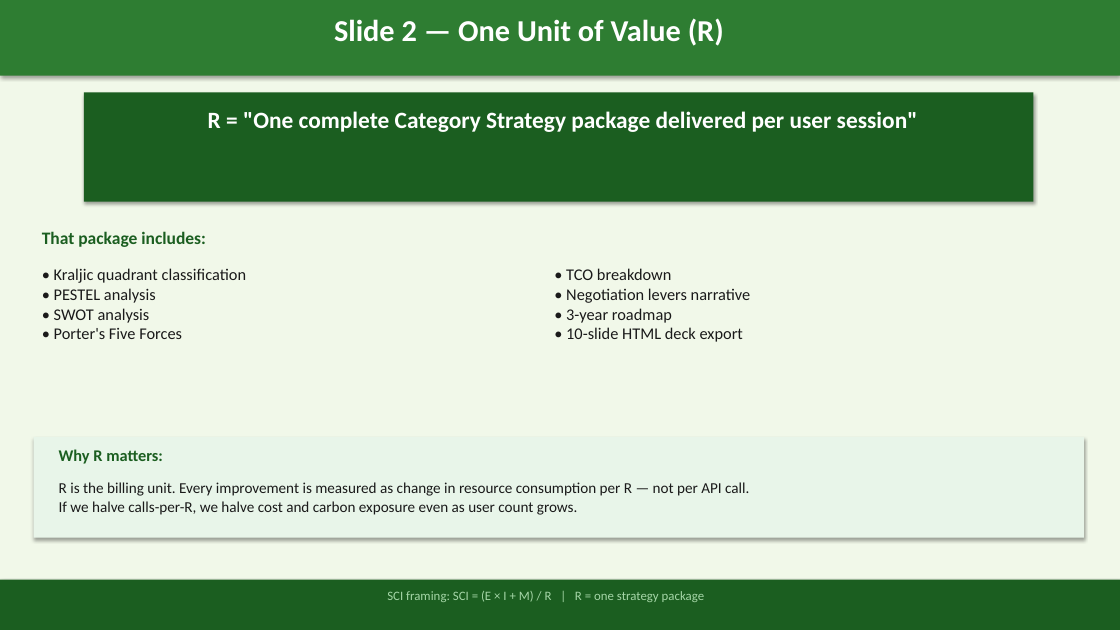
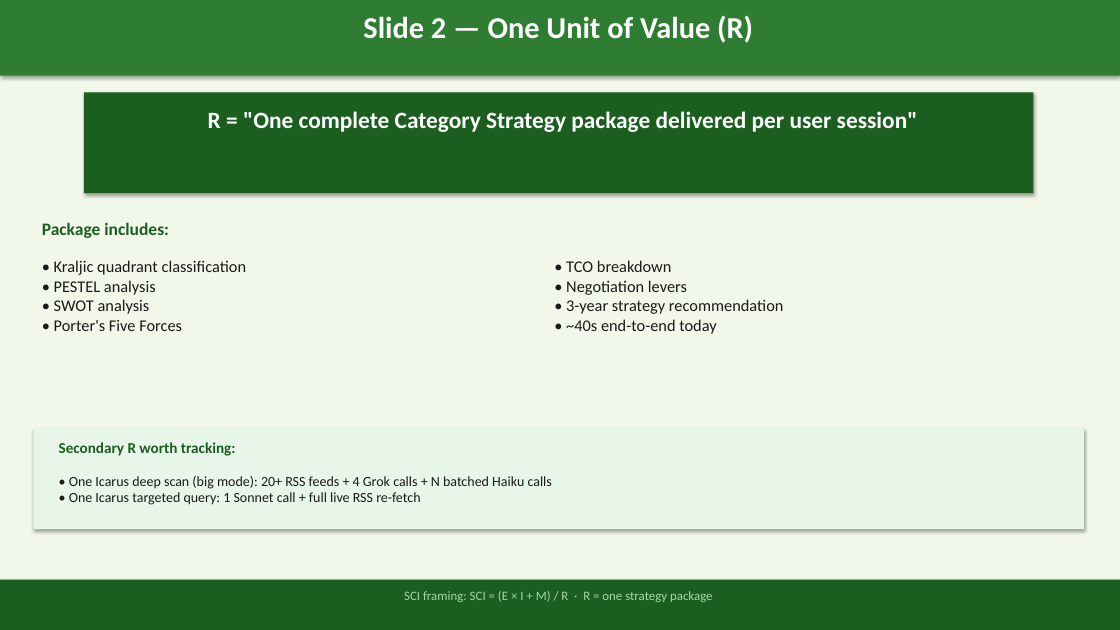
Before and after one commit to eugnmueller-87/IRONHACK, a slide deck: slide 3 of Week 6/LAB 10/SpendLens_Green_Audit_LAB10.pptx. Drawn at 1120x630 pixels with LibreOffice and Linux fonts; fonts in the diff are those of the drawing. Boxes give left, top, right and bottom in pixels: in the first picture for what was removed or moved away, otherwise in the second. Text is boxed around its words. In the diff, an @@ line names an element or a change of style, - is before the commit and + after.

```diff
--- a/Week 6/LAB 10/SpendLens_Green_Audit_LAB10.pptx
+++ b/Week 6/LAB 10/SpendLens_Green_Audit_LAB10.pptx
@@ text "Slide 2 — One Unit ..." moved from (x1=334, y1=18, x2=724, y2=46) to (x1=363, y1=16, x2=753, y2=43) @@
@@ rectangle resized from (x1=84, y1=92, x2=1033, y2=202) to (x1=84, y1=92, x2=1033, y2=193) @@
@@ text at (x1=42, y1=222, x2=169, y2=238): text changed @@
-That package includes:
+Package includes:
@@ text "• Kraljic quadrant classification" moved from (x1=54, y1=268, x2=247, y2=339) to (x1=54, y1=260, x2=247, y2=331) @@
@@ text "• TCO breakdown" moved from (x1=566, y1=268, x2=751, y2=342) to (x1=566, y1=260, x2=784, y2=334) @@
@@ text at (x1=566, y1=280, x2=784, y2=334): text changed @@
-• Negotiation levers narrative
-• 3-year roadmap
-• 10-slide HTML deck export
+• Negotiation levers
+• 3-year strategy recommendation
+• ~40s end-to-end today
@@ rectangle moved from (x1=34, y1=437, x2=1084, y2=538) to (x1=34, y1=429, x2=1084, y2=529) @@
@@ text at (x1=59, y1=442, x2=236, y2=456): text changed; size 14 to 13 pt @@
-Why R matters:
+Secondary R worth tracking:
@@ text at (x1=69, y1=476, x2=552, y2=505): text changed; size 13 to 12 pt @@
-R is the billing unit. Every improvement is measured as change in resource consumption per R — not per API call.
-If we halve calls-per-R, we halve cost and carbon exposure even as user count grows.
+• One Icarus deep scan (big mode): 20+ RSS feeds + 4 Grok calls + N batched Haiku calls
+• One Icarus targeted query: 1 Sonnet call + full live RSS re-fetch
@@ text at (x1=404, y1=591, x2=712, y2=602): text changed @@
-SCI framing: SCI = (E × I + M) / R | R = one strategy package
+SCI framing: SCI = (E × I + M) / R · R = one strategy package
```
Also in this commit, not shown: 8 other slides changed, 4 slides added, 4 slides removed, 3 other files.
